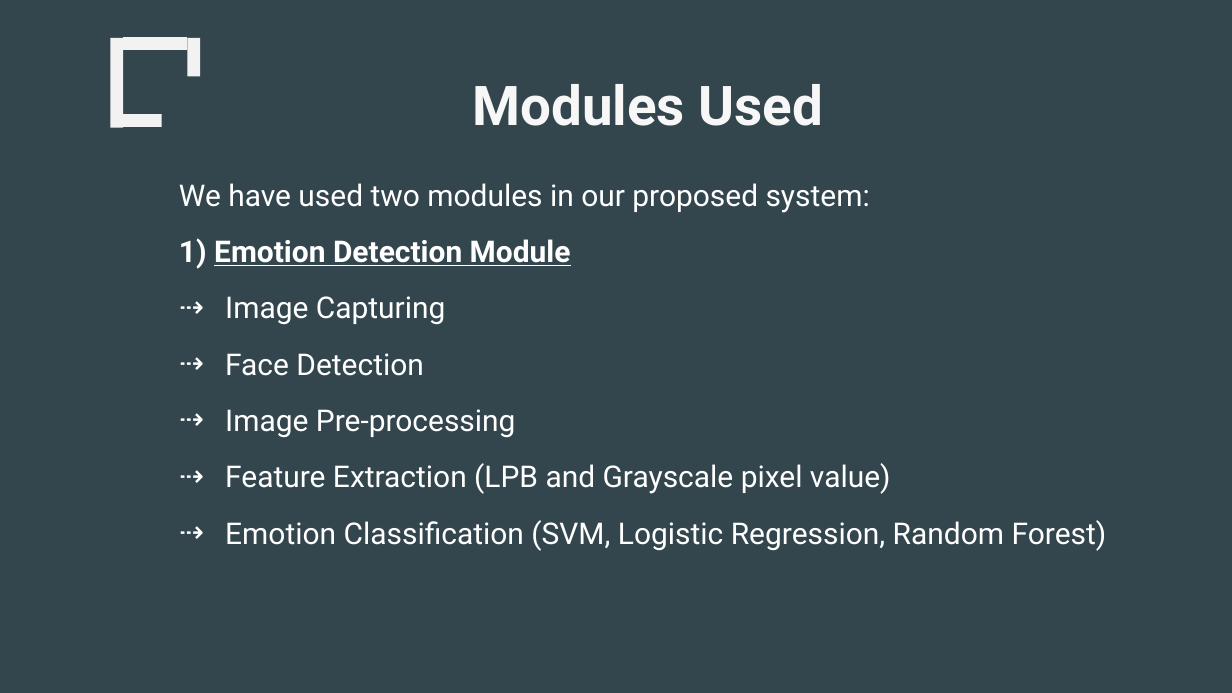
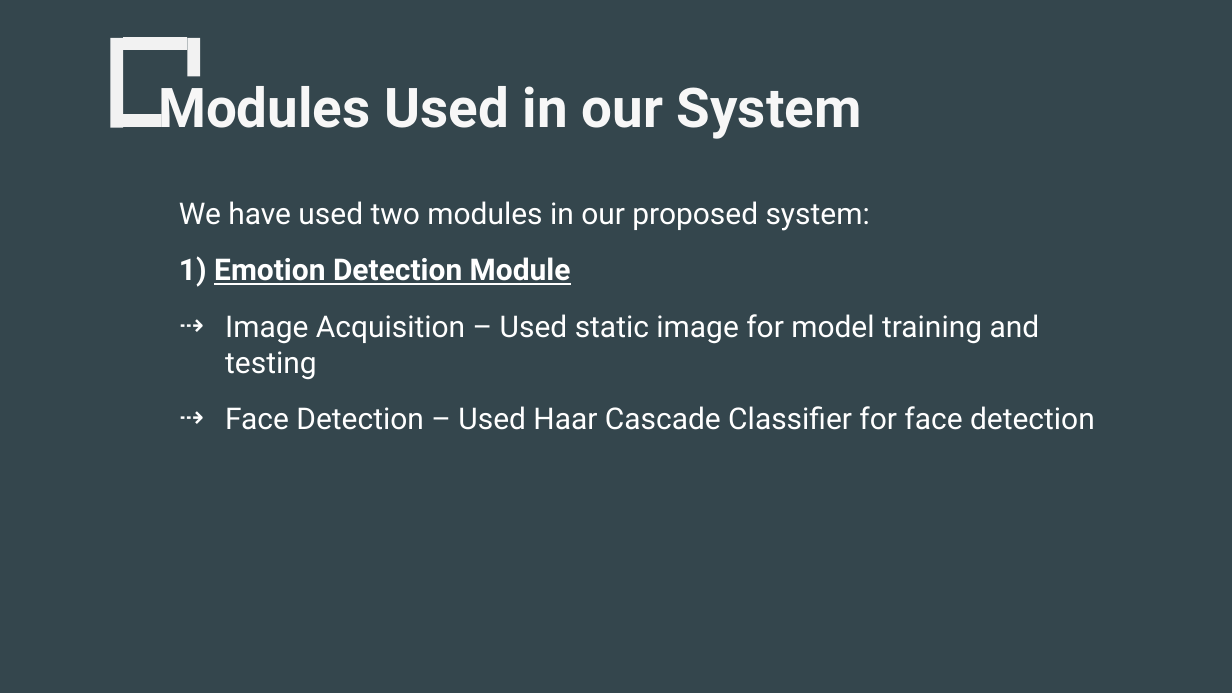
Before and after one commit to pawanagraharii/Facial-Emotion-Recognition-Using-Machine-Learning, a slide deck: slide 12 of PresentationSlides/230277162_PawanAgrahari_PresentationSlide_FacialEmotionDetectionUsingMachineLearning_2024.pptx (slide 14 before the commit). Drawn at 1232x693 pixels with LibreOffice and Linux fonts; fonts in the diff are those of the drawing. Boxes give left, top, right and bottom in pixels: in the first picture for what was removed or moved away, otherwise in the second. Text is boxed around its words. In the diff, an @@ line names an element or a change of style, - is before the commit and + after.

```diff
--- a/PresentationSlides/230277162_PawanAgrahari_PresentationSlide_FacialEmotionDetectionUsingMachineLearning_2024.pptx
+++ b/PresentationSlides/230277162_PawanAgrahari_PresentationSlide_FacialEmotionDetectionUsingMachineLearning_2024.pptx
@@ text at box(158, 86, 862, 139): text changed @@
-Modules Used
+Modules Used in our System
@@ text "We have used two modules ...": place and size @@
-text "We have used two modules ..." at box(179, 183, 1107, 551)
+text "We have used two modules ..." at box(179, 201, 1095, 430)
@@ text at box(179, 256, 571, 287): alignment left to justified @@
@@ text at box(225, 314, 1095, 430): text changed @@
-⇢ Image Capturing
-⇢ Face Detection
-⇢ Image Pre-processing
-⇢ Feature Extraction (LPB and Grayscale pixel value)
-⇢ Emotion Classification (SVM, Logistic Regression, Random Forest)
+⇢ Image Acquisition – Used static image for model training and testing
+⇢ Face Detection – Used Haar Cascade Classifier for face detection
```
Also in this commit, not shown: 13 other slides changed, 12 slides added, 15 slides removed, 1 other file.
